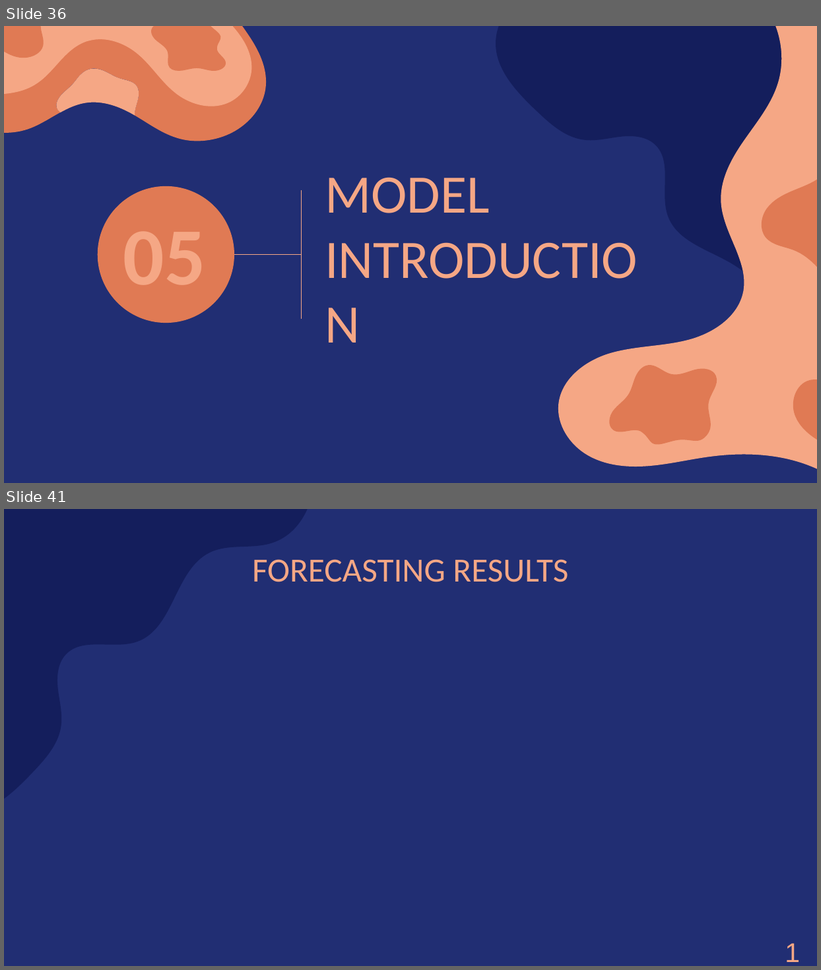
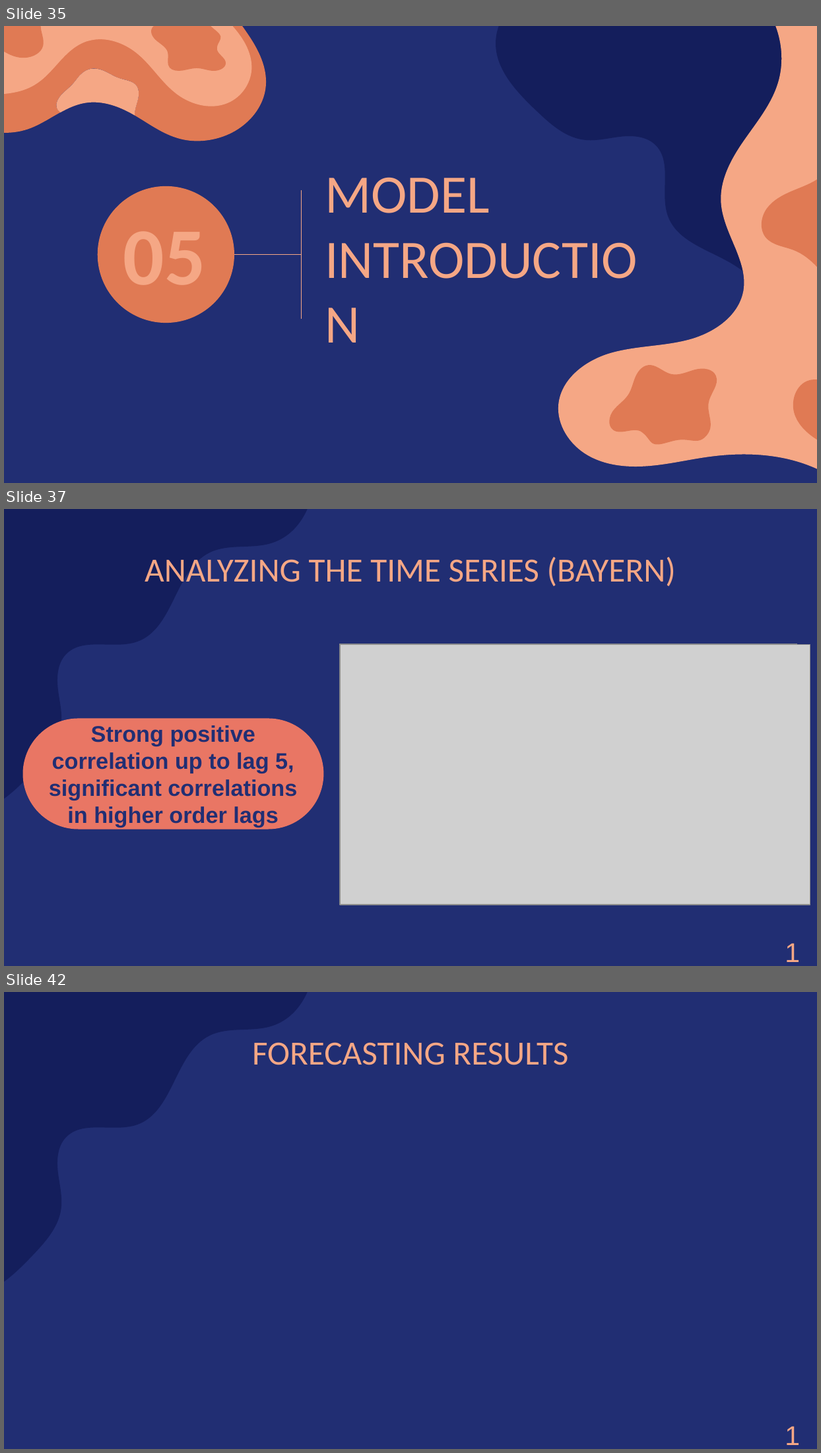
Before and after one commit to amarquard089/Covid19-Hospitalisierungsrate, a slide deck: Praesentation/COVID-19 Hospitalisierungsrate.pptx. Shown one above the other, each under a label of ours: slides 36 and 41 before the commit, slides 35, 37 and 42 after it; the slides between them are not shown. The pictures are 821x970 and 821x1453 pixels, drawn with LibreOffice and Linux fonts; fonts in the diff are those of the drawing; grey boxes stand for pictures. Boxes give left, top, right and bottom in pixels: in the first picture for what was removed or moved away, otherwise in the second. Text is boxed around its words. In the diff, an @@ line names an element or a change of style, - is before the commit and + after.

```diff
--- a/Praesentation/COVID-19 Hospitalisierungsrate.pptx
+++ b/Praesentation/COVID-19 Hospitalisierungsrate.pptx
@@ slide 37 added at bbox=[4, 509, 817, 966], background #212E73; not listed: 1 template element that a slide beside it also shows @@
@@ title added at bbox=[145, 557, 676, 586], 30 pt, text #F5A785 @@
+ANALYZING THE TIME SERIES (BAYERN)
@@ picture added at bbox=[340, 644, 797, 904] @@
@@ picture added at bbox=[340, 645, 811, 905] @@
@@ rounded rectangle added at bbox=[22, 719, 323, 829], fill #E97664, 20 pt, text #212E73, bold @@
+Strong positive correlation up to lag 5, significant correlations in higher order lags
@@ text added at bbox=[778, 932, 817, 966], 24 pt, text #F5A785 @@
+15
@@ what was slide 36 is now slide 35 @@
@@ what was slide 41 is now slide 42 @@
```
Also in this commit, not shown: 10 slides changed, 8 other slides added, 3 slides removed, 7 other files.
